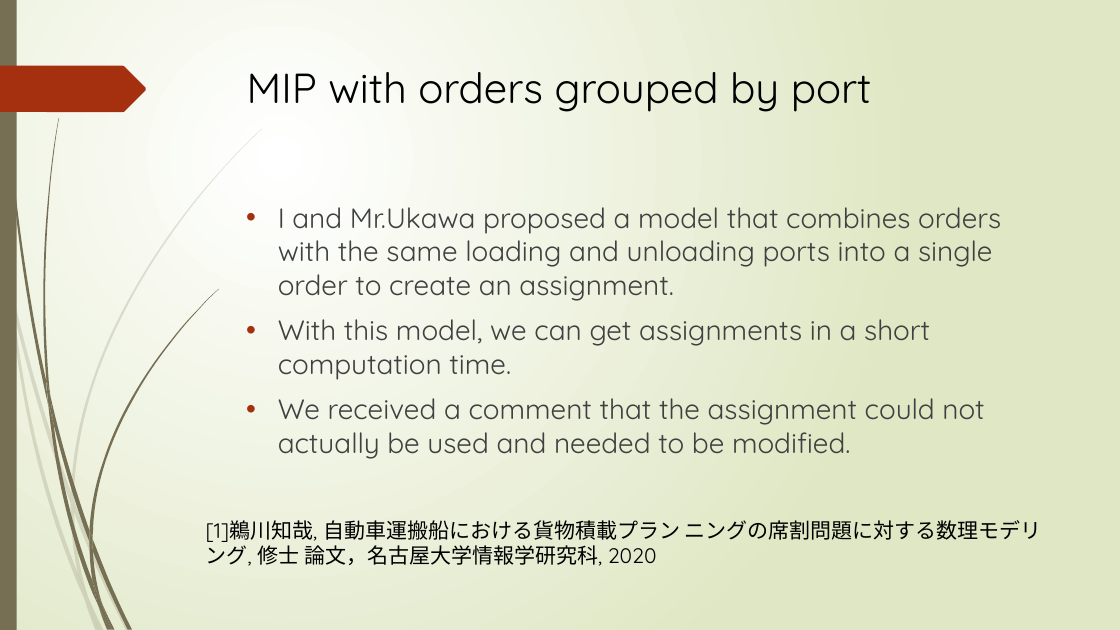
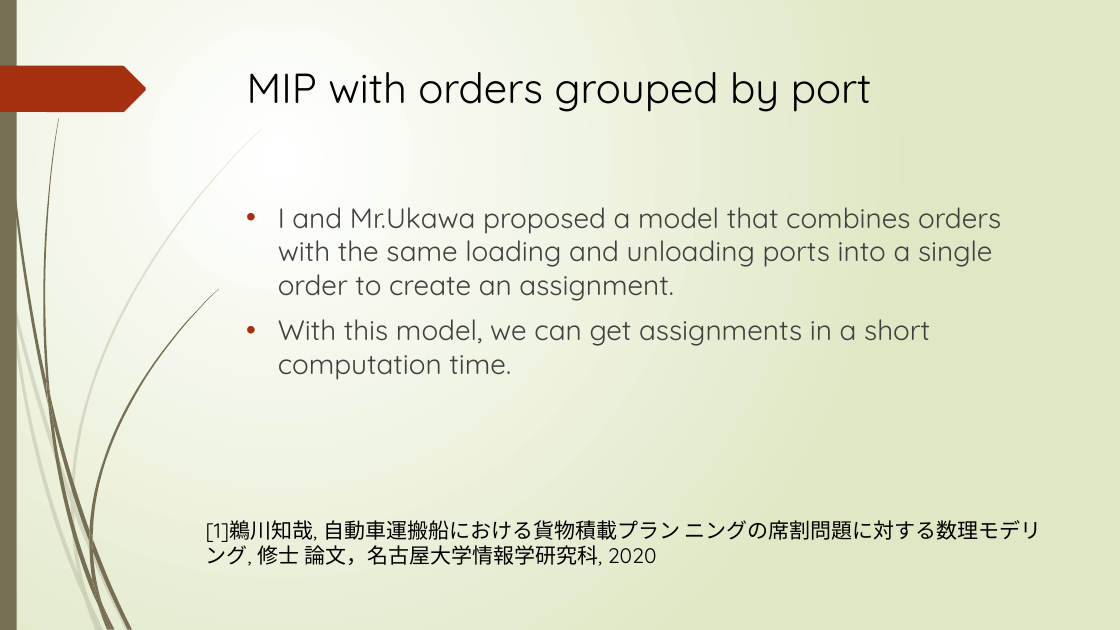
Before and after one commit to r-kurosu/kline_new, a slide deck: slide 58 of 竹田_修論発表.pptx. Drawn at 1120x630 pixels with LibreOffice and Linux fonts; fonts in the diff are those of the drawing. Boxes give left, top, right and bottom in pixels: in the first picture for what was removed or moved away, otherwise in the second. Text is boxed around its words. In the diff, an @@ line names an element or a change of style, - is before the commit and + after.

```diff
--- a/竹田_修論発表.pptx
+++ b/竹田_修論発表.pptx
@@ text at (278, 398, 984, 459): paragraph removed @@
-• We received a comment that the assignment could not actually be used and needed to be modified.
```
Also in this commit, not shown: 1 slide added.
